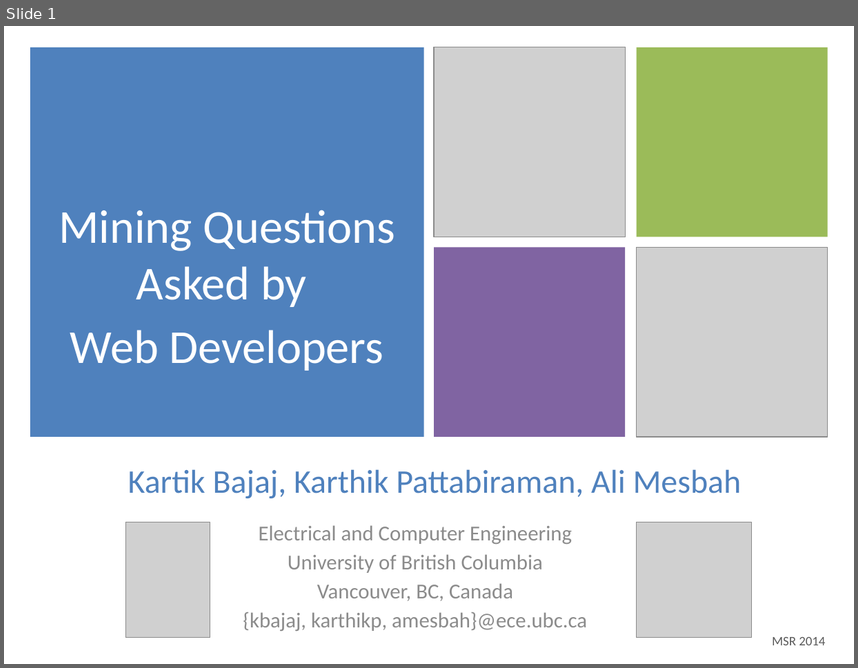
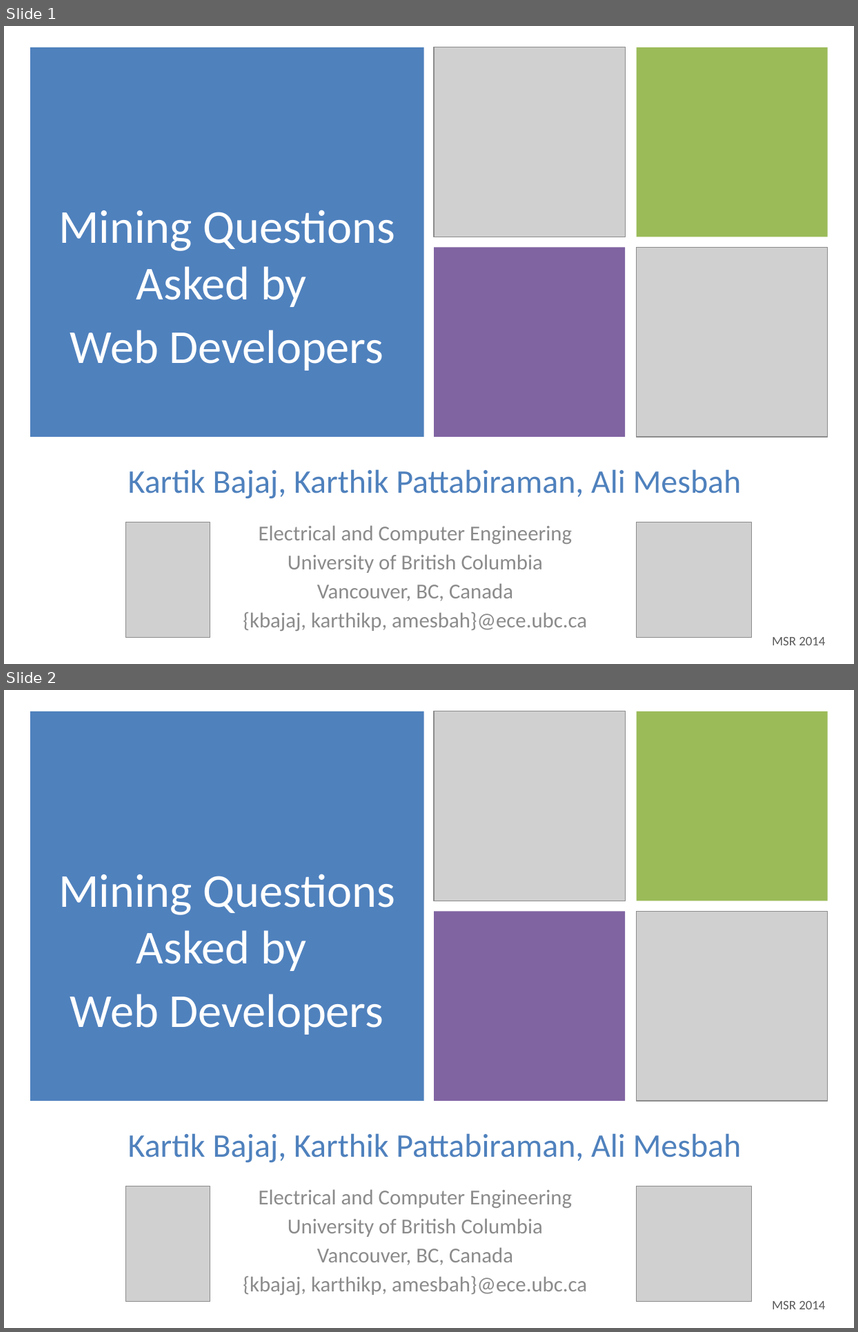
Before and after one commit to saltlab/saltlab.github.com, a slide deck: slides/ppt/msr14-so.pptx. Shown one above the other, each under a label of ours: slide 1 before the commit, slides 1 and 2 after it. The pictures are 858x668 and 858x1332 pixels, drawn with LibreOffice and Linux fonts; fonts in the diff are those of the drawing; grey boxes stand for pictures. Boxes give left, top, right and bottom in pixels: in the first picture for what was removed or moved away, otherwise in the second. Text is boxed around its words. In the diff, an @@ line names an element or a change of style, - is before the commit and + after.

```diff
--- a/slides/ppt/msr14-so.pptx
+++ b/slides/ppt/msr14-so.pptx
@@ slide 2 added at [4,690,854,1328], background #FFFFFF; not listed: 3 template elements that a slide beside it also shows @@
@@ picture added at [434,711,626,901] @@
@@ text added at [59,874,395,1034], 40 pt, text #FFFFFF @@
+Mining Questions Asked by
+Web Developers
@@ picture added at [637,911,828,1101] @@
@@ title added at [128,1133,742,1162], 28 pt, text #4F81BD @@
+Kartik Bajaj, Karthik Pattabiraman, Ali Mesbah
@@ picture added at [125,1185,210,1301] @@
@@ picture added at [637,1185,752,1301] @@
@@ subtitle added at [243,1189,587,1294], 18 pt, text #8C8C8C @@
+Electrical and Computer Engineering
+University of British Columbia
+Vancouver, BC, Canada
+{kbajaj, karthikp, amesbah}@ece.ubc.ca
@@ text added at [772,1301,825,1309], 11 pt, text #595959 @@
+MSR 2014
```
Also in this commit, not shown: 4 other files.
